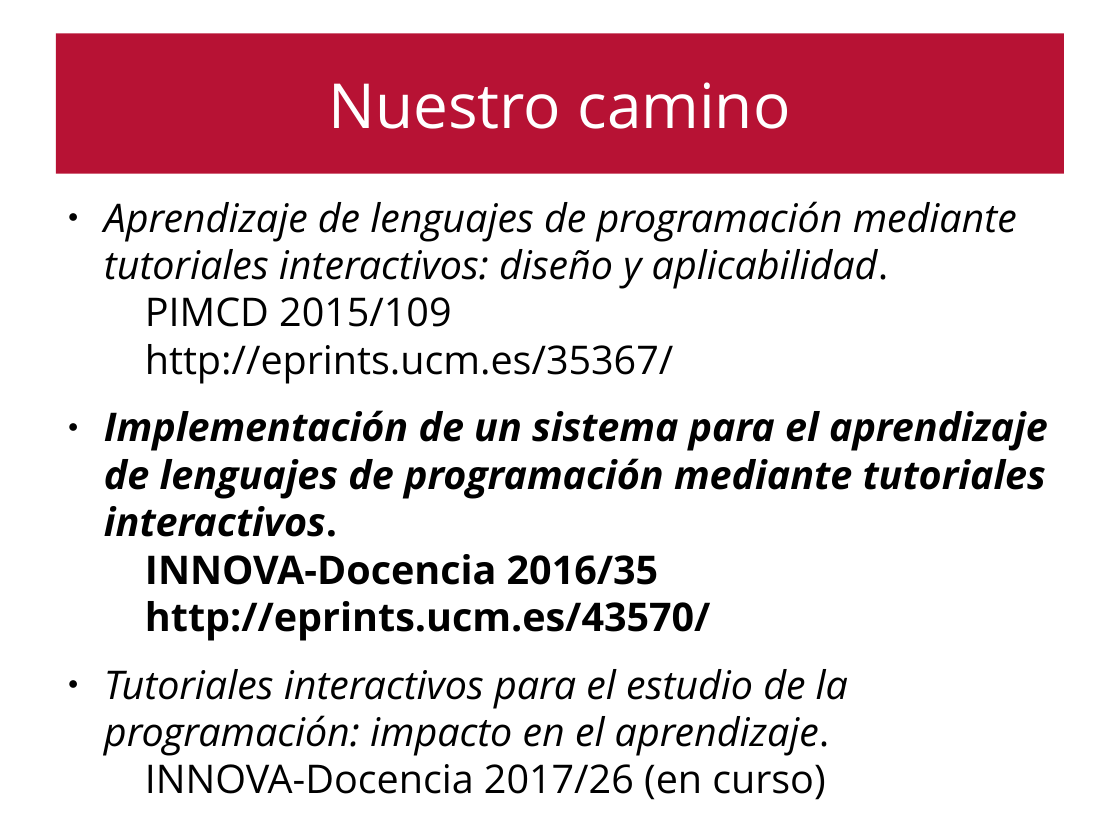
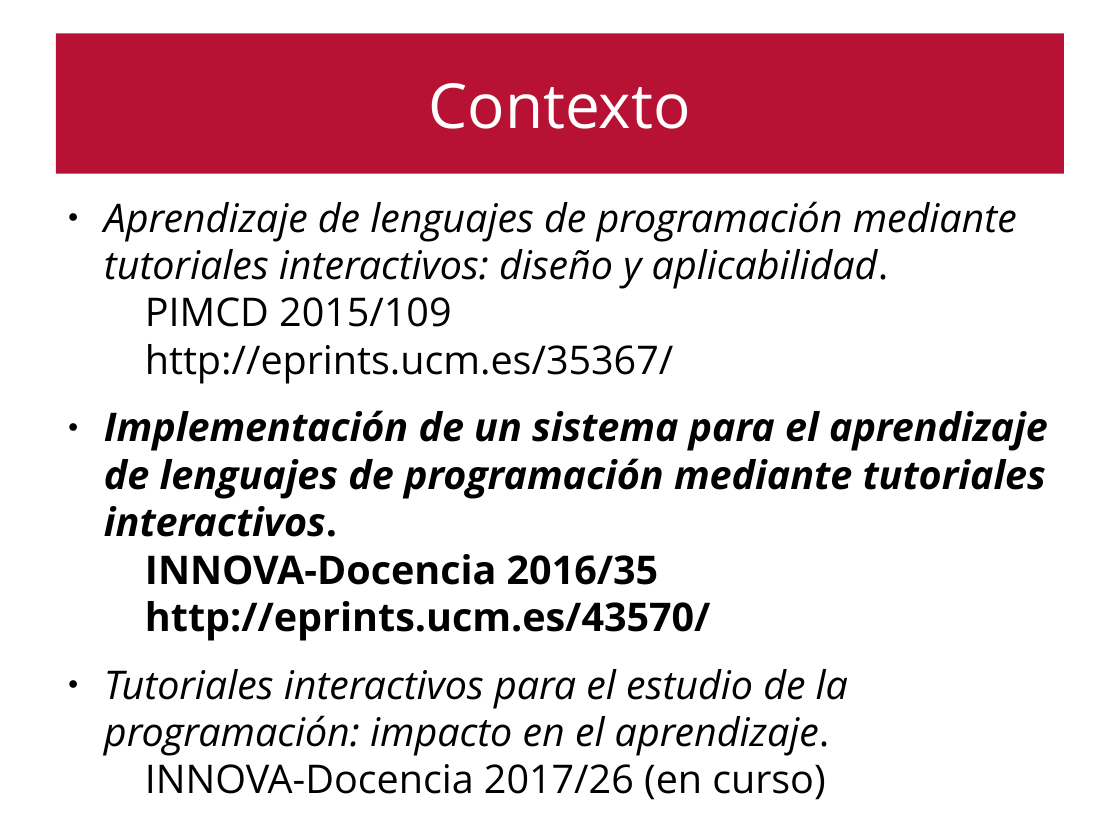
Before and after one commit to emartinm/TutorialesInteractivos, a slide deck: slide 2 of doc/TIC_en_la_enseñanza_II.odp (slide 4 before the commit). Drawn at 1120x840 pixels with LibreOffice and Linux fonts; fonts in the diff are those of the drawing. Boxes give left, top, right and bottom in pixels: in the first picture for what was removed or moved away, otherwise in the second. Text is boxed around its words. In the diff, an @@ line names an element or a change of style, - is before the commit and + after.

```diff
--- a/doc/TIC_en_la_enseñanza_II.odp
+++ b/doc/TIC_en_la_enseñanza_II.odp
@@ title at bbox=[429, 83, 691, 129]: text changed @@
-Nuestro camino
+Contexto
```
Also in this commit, not shown: 2 other slides changed, 1 other file.
